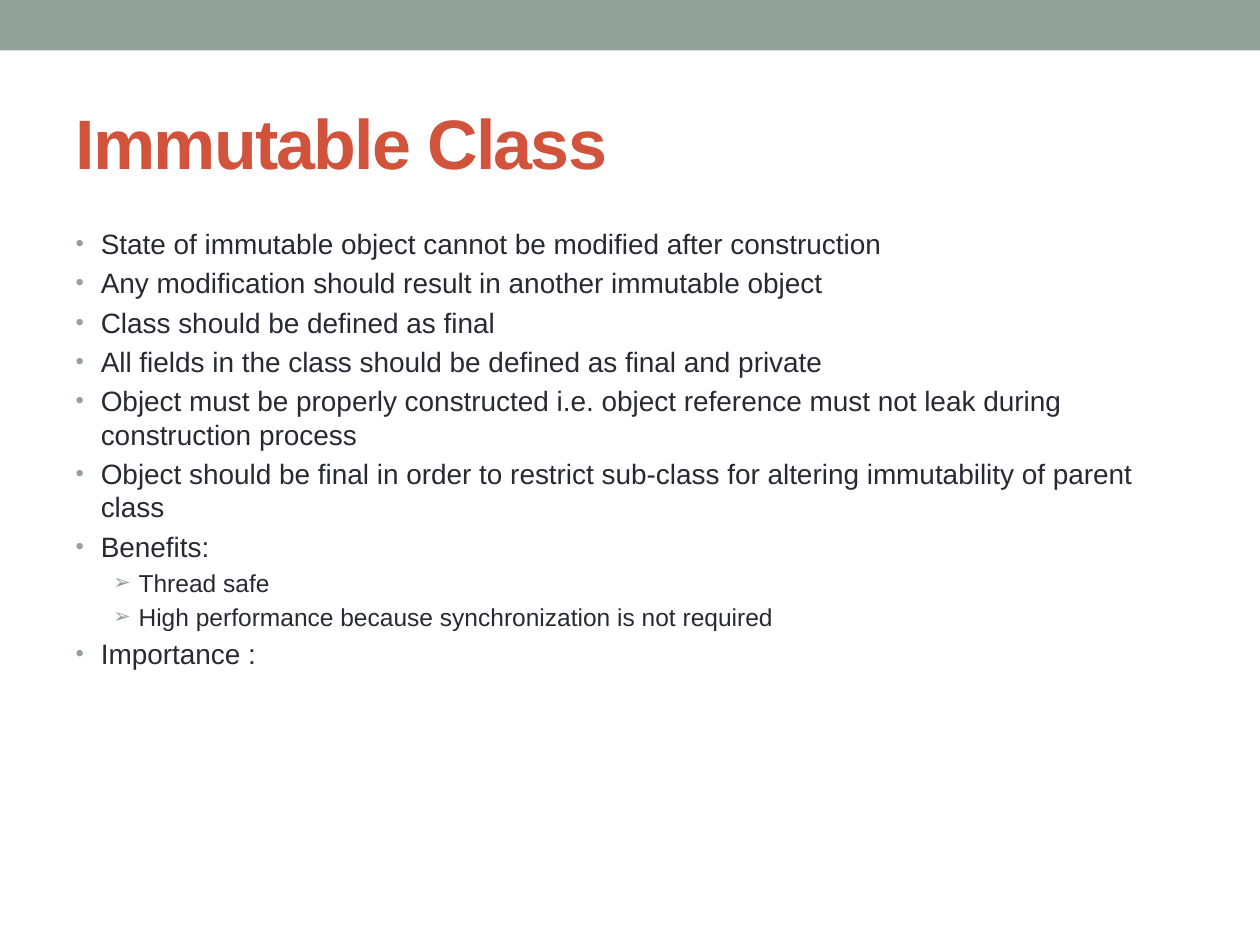
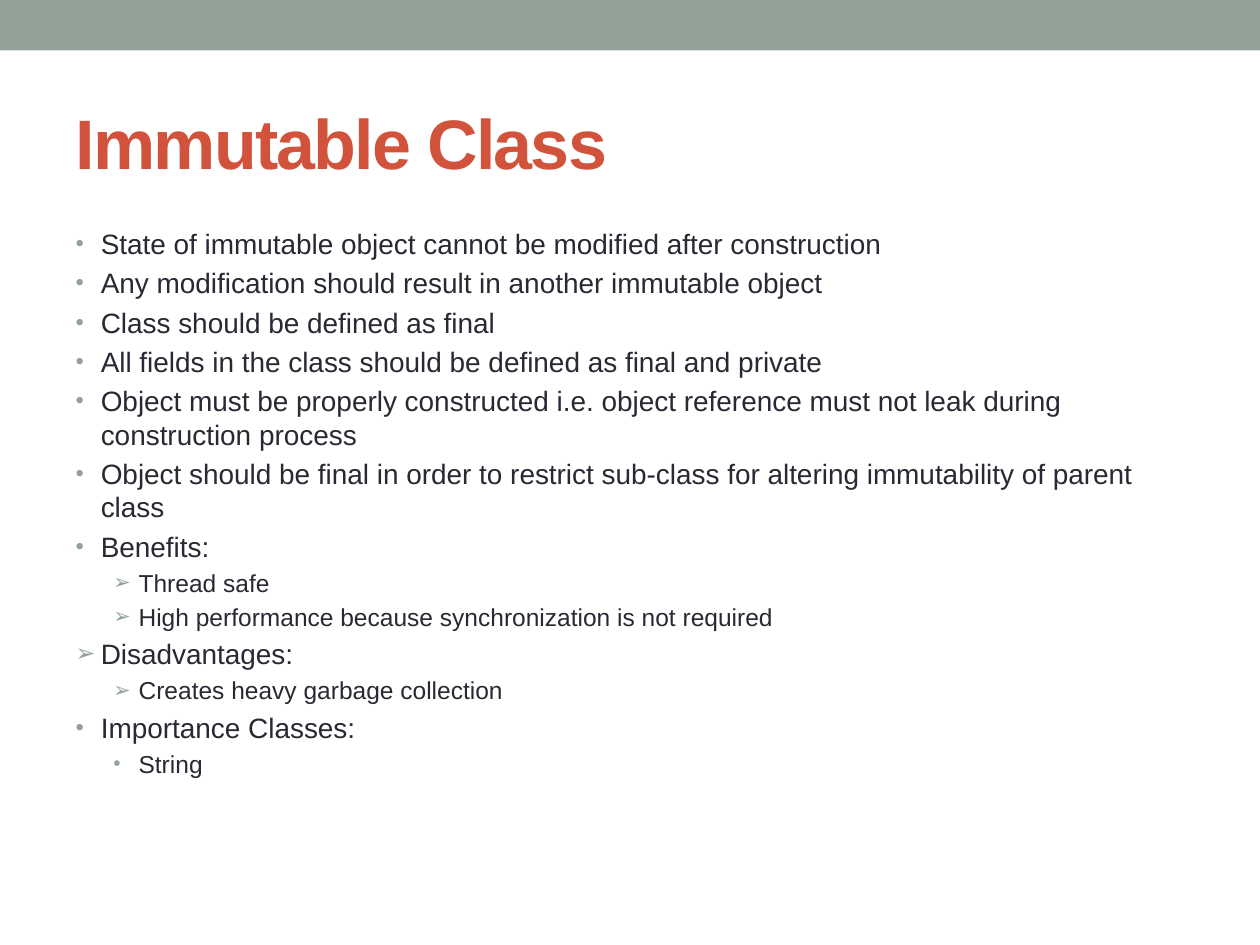
Before and after one commit to notionquest/ProjectDocumentation, a slide deck: slide 26 of MultiThreading.pptx (slide 18 before the commit). Drawn at 1260x945 pixels with LibreOffice and Linux fonts; fonts in the diff are those of the drawing. Boxes give left, top, right and bottom in pixels: in the first picture for what was removed or moved away, otherwise in the second. Text is boxed around its words. In the diff, an @@ line names an element or a change of style, - is before the commit and + after.

```diff
--- a/MultiThreading.pptx
+++ b/MultiThreading.pptx
@@ text at <box>101,643,502,778</box>: text changed; size 16 to 14 pt @@
-• Importance :
+➢ Disadvantages:
+  ➢ Creates heavy garbage collection
+• Importance Classes:
+  • String
```
Also in this commit, not shown: 2 other slides changed, 11 slides added.
